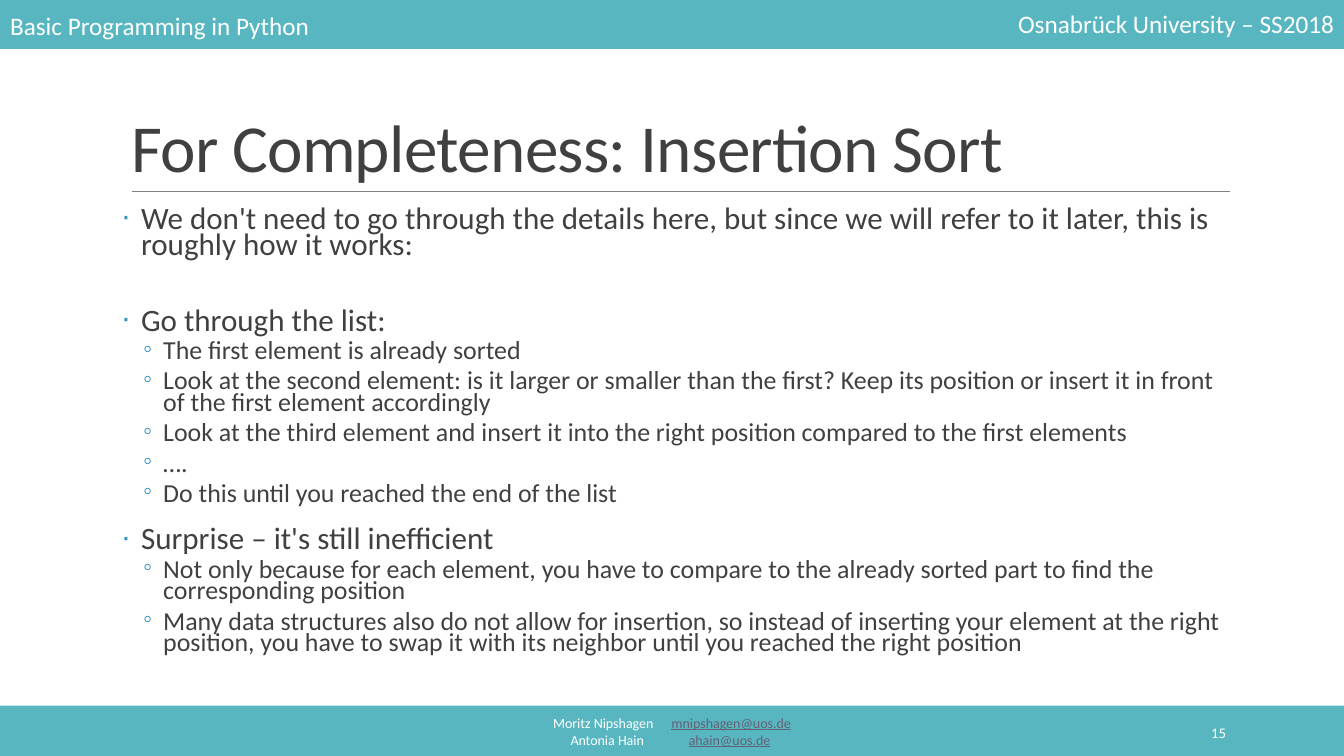
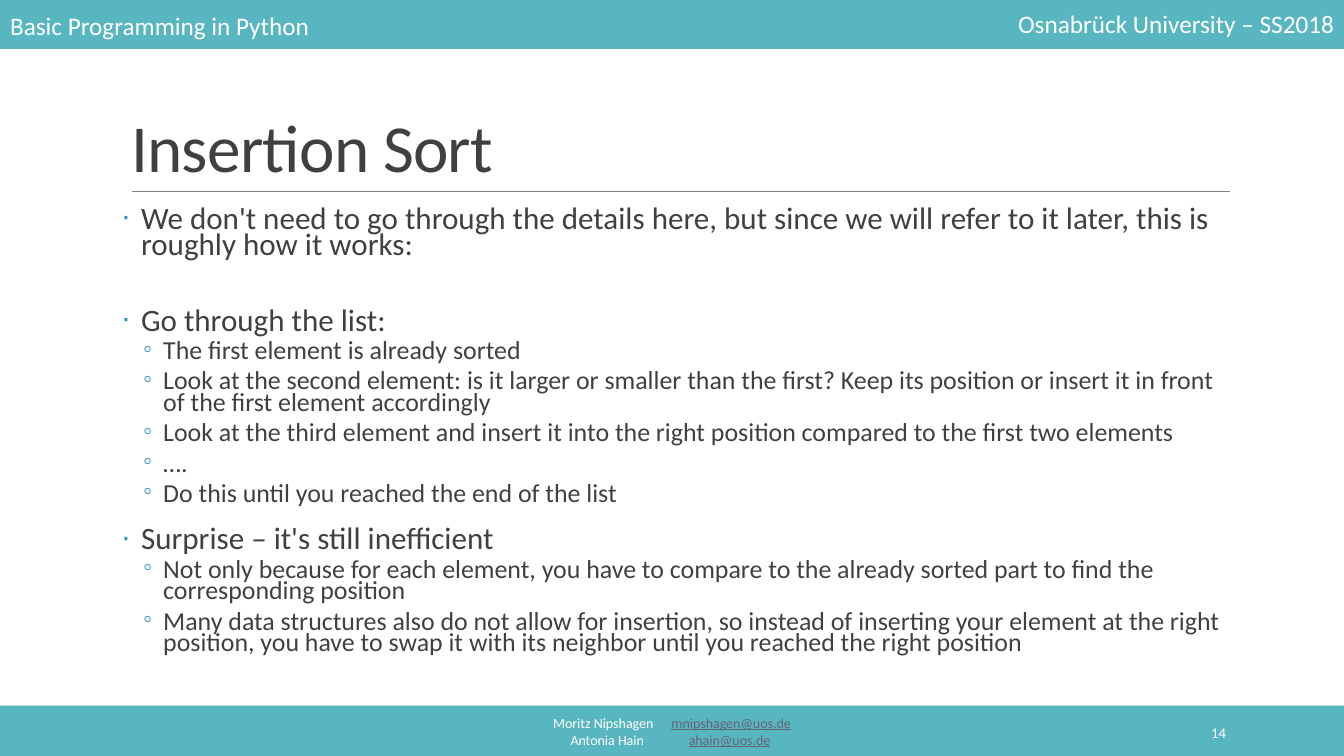
Before and after one commit to mnipshagen/monty, a slide deck: slide 14 of 2018/06/06_Sorting_and_IO.pptx (slide 15 before the commit). Drawn at 1344x756 pixels with LibreOffice and Linux fonts; fonts in the diff are those of the drawing. Boxes give left, top, right and bottom in pixels: in the first picture for what was removed or moved away, otherwise in the second. Text is boxed around its words. In the diff, an @@ line names an element or a change of style, - is before the commit and + after.

```diff
--- a/2018/06/06_Sorting_and_IO.pptx
+++ b/2018/06/06_Sorting_and_IO.pptx
@@ title at <box>131,125,493,173</box>: text changed @@
-For Completeness: Insertion Sort
+Insertion Sort
@@ text at <box>163,423,1173,446</box>: text changed @@
-  ◦ Look at the third element and insert it into the right position compared to the first elements
+  ◦ Look at the third element and insert it into the right position compared to the first two elements
@@ page number at <box>1211,728,1226,738</box>: text changed @@
-15
+14
```
Also in this commit, not shown: 22 other slides changed, 12 slides added, 2 slides removed.
